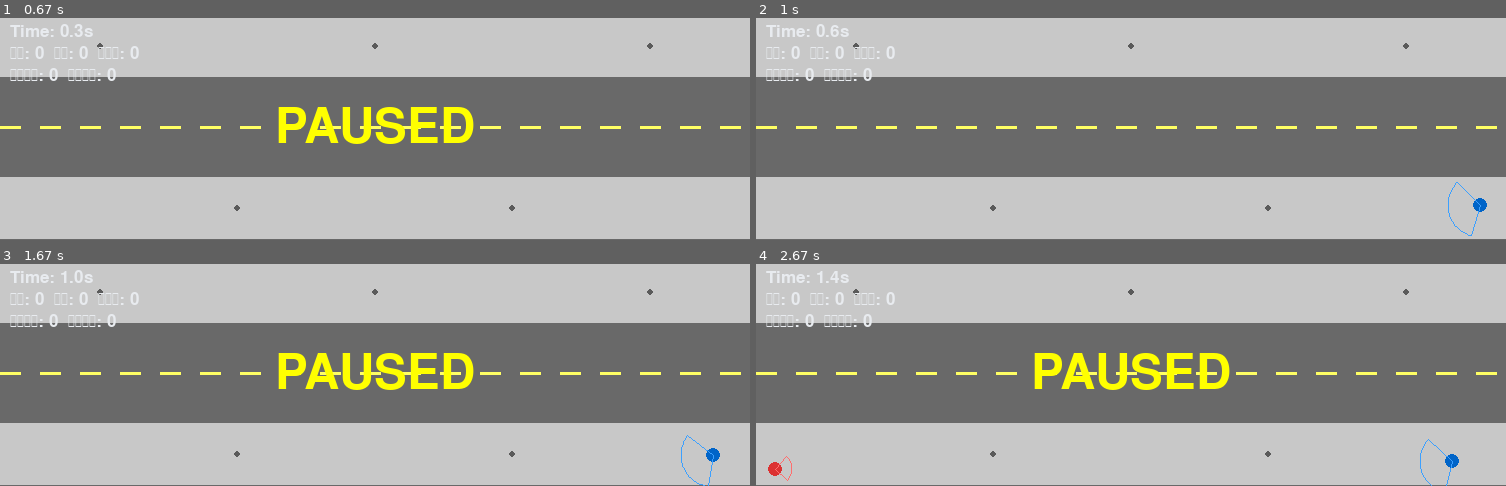
Above: before the commit, frames 1-4 (two rows, left to right).
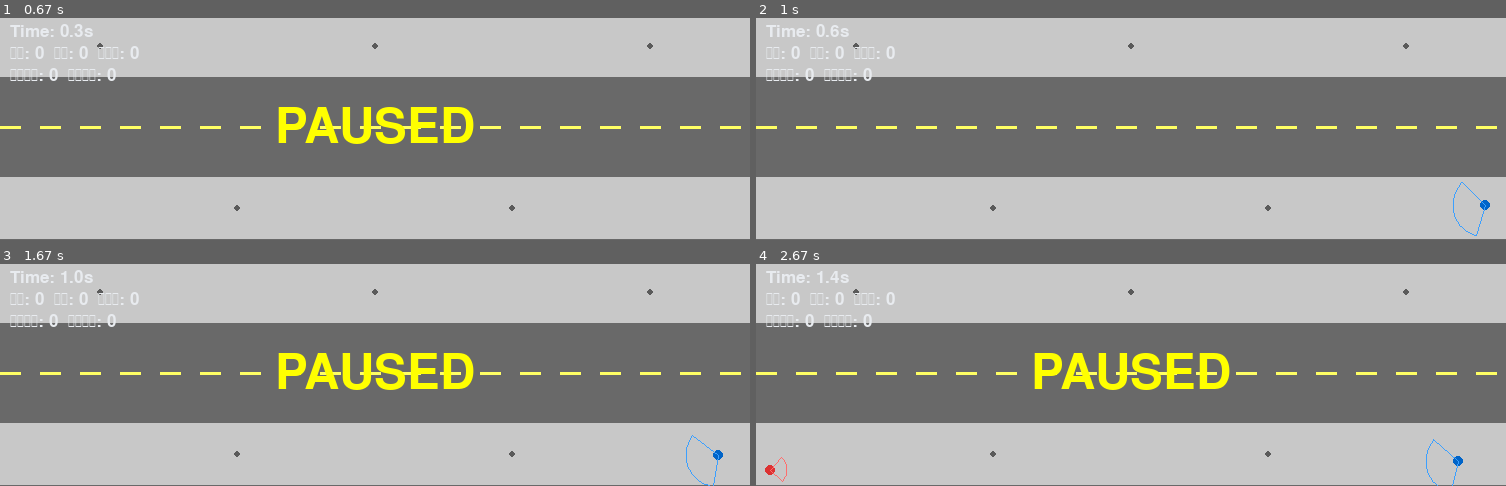
Above: after the commit, the same moments.

Repository: jyouhou291/pygame_simu
Game: pygame game, started from simulation.py
Same seed, same stepped clock (60 frames per second), same inputs: the game is played once before the commit and once after it.
Inputs:
- Up to frame 1 (0.67 s): tap Space at 0.33 s
- Up to frame 2 (1 s): tap Space at 0.73 s
- Up to frame 3 (1.67 s): tap Space at 1.03, 1.23, 1.57 s
- Up to frame 4 (2.67 s): tap Space at 1.87, 2.07, 2.37, 2.63 s

Frame 1 is identical in both runs. In frame 2, 0.2% of the frame differs, in the area x 92-98%, y 73-99%; in frame 3, 0.2%; in frame 4, 0.3%, in the area x 1-95%, y 78-100%.

Commit message:
v19.4: 当たり判定を縮小、発表メモを簡潔化
- AGENT_RADIUS_M: 0.3→0.22m（実際の体格に近いサイズへ）。衝突・ニアミス・
  柱接触の判定範囲が広すぎ、離れていても判定されてしまっていた
- NEAR_MISS_FACTOR: 1.6→1.3、OBSTACLE_CONTACT_FACTOR: 1.4→1.2
  （検証: 同条件で衝突件数が約半分〜1/4に減少、完走人数は維持）
- 発表まとめ.mdを簡潔な箇条書きメモに書き直し（詳細な表・参考文献リストは
  SPECIFICATION.mdに譲り、ブラッシュアップした点だけを列挙する形に変更）

Diff:
--- a/sim_core.py
+++ b/sim_core.py
@@ -22,7 +22,7 @@
     WIDTH_M: float = 30.0; SIDEWALK_HEIGHT_M: float = 2.5; ROAD_HEIGHT_M: float = 4.0
     LAMPPOST_RADIUS_M: float = 0.15  # 街灯・標識ポール（障害物）の太さ
 
-    AGENT_RADIUS_M: float = 0.3; V0_MEAN: float = 1.3; V0_STD: float = 0.2; MAX_SPEED_M_S: float = 2.2
+    AGENT_RADIUS_M: float = 0.22; V0_MEAN: float = 1.3; V0_STD: float = 0.2; MAX_SPEED_M_S: float = 2.2
     REACTION_TIME_DEFAULT_S: float = 0.2; REACTION_TIME_PHONE_S: float = 0.556  # 出典[4]
     FOV_DEFAULT_DEG: float = 120.0; FOV_PHONE_DEG: float = 90.0
     AVOID_BETA_PHONE: float = 0.7
@@ -62,8 +62,8 @@
     LAPSE_OBSTACLE_RESIDUAL: float = 0.2
 
     # --- 柱接触／ニアミスの判定係数 ---
-    OBSTACLE_CONTACT_FACTOR: float = 1.4   # 半径の和のこの倍数まで近づいたら「接触」
-    NEAR_MISS_FACTOR: float = 1.6          # 半径の和のこの倍数まで近づいたら「ニアミス」
+    OBSTACLE_CONTACT_FACTOR: float = 1.2   # 半径の和のこの倍数まで近づいたら「接触」
+    NEAR_MISS_FACTOR: float = 1.3          # 半径の和のこの倍数まで近づいたら「ニアミス」
 
     # --- 2D(Pygame)描画向けの設定。3D版では M_TO_PX 等は使わず、色だけ流用する ---
     M_TO_PX: int = 25; FOV_VIS_RADIUS_M: float = 1.0
Not shown, changed: 発表まとめ.md
